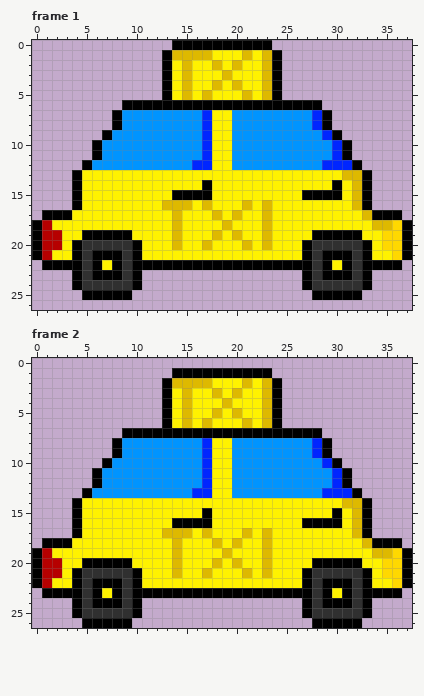
Pixel-art file: assets/Textures/sprites/car_taxi.ase. The picture above is the old version.
38x27 pixels, 2 frames. Shown: frame 1, frame 2.
And afterwards:
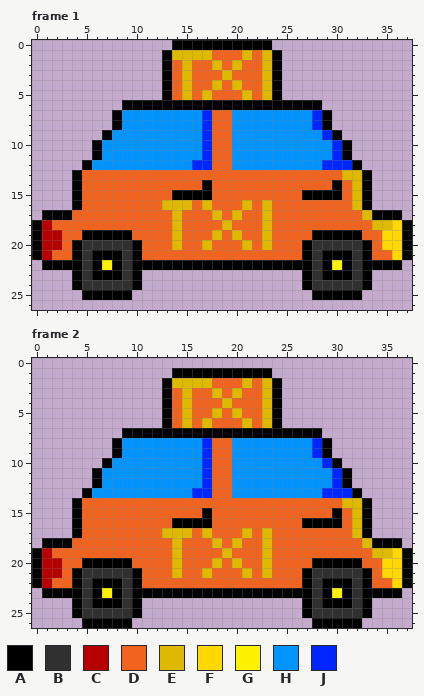
Palette (. is transparent): A #000000  B #303030  C #b60000  D #f1641f  E #deb900  F #ffd800  G #fff200  H #0094ff  J #0026ff
Changes in this commit:
--- frame 1
@@ x 0..37 @@
  0 ..............AAAAAAAAAA..............
- 1 .............AEEEEGGGEGEA.............
- 2 .............AGEGGEGEGGEA.............
- 3 .............AGEGGGEGGGEA.............
- 4 .............AGEGGEGEGGEA.............
- 5 .............AGEGEGGGEGEA.............
+ 1 .............AEEEEDDDEDEA.............
+ 2 .............ADEDDEDEDDEA.............
+ 3 .............ADEDDDEDDDEA.............
+ 4 .............ADEDDEDEDDEA.............
+ 5 .............ADEDEDDDEDEA.............
  6 .........AAAAAAAAAAAAAAAAAAAA.........
- 7 ........AHHHHHHHHJGGHHHHHHHHJA........
- 8 ........AHHHHHHHHJGGHHHHHHHHJA........
- 9 .......AHHHHHHHHHJGGHHHHHHHHHJA.......
-10 ......AHHHHHHHHHHJGGHHHHHHHHHHJA......
-11 ......AHHHHHHHHHHJGGHHHHHHHHHHJA......
-12 .....AHHHHHHHHHHJJGGHHHHHHHHHJJJA.....
-13 ....AGGGGGGGGGGGGGGGGGGGGGGGGGGEEA....
-14 ....AGGGGGGGGGGGGAGGGGGGGGGGGGAGEA....
-15 ....AGGGGGGGGGAAAAGGGGGGGGGAAAAGEA....
-16 ....AGGGGGGGGEEEGEGGGEGEGGGGGGGGEA....
-17 .AAAGGGGGGGGGGEGGGEGEGGEGGGGGGGGGEAAA.
-18 ACGGGGGGGGGGGGEGGGGEGGGEGGGGGGGGGGEEFA
-19 ACCGGAAAAAGGGGEGGGEGEGGEGGGGAAAAAGGFFA
-20 ACCGABBBBBAGGGEGGEGGGEGEGGGABBBBBAGFFA
-21 ACGGABAAABAGGGGGGGGGGGGGGGGABAAABAGGFA
+ 7 ........AHHHHHHHHJDDHHHHHHHHJA........
+ 8 ........AHHHHHHHHJDDHHHHHHHHJA........
+ 9 .......AHHHHHHHHHJDDHHHHHHHHHJA.......
+10 ......AHHHHHHHHHHJDDHHHHHHHHHHJA......
+11 ......AHHHHHHHHHHJDDHHHHHHHHHHJA......
+12 .....AHHHHHHHHHHJJDDHHHHHHHHHJJJA.....
+13 ....ADDDDDDDDDDDDDDDDDDDDDDDDDDEEA....
+14 ....ADDDDDDDDDDDDADDDDDDDDDDDDADEA....
+15 ....ADDDDDDDDDAAAADDDDDDDDDAAAADEA....
+16 ....ADDDDDDDDEEEDEDDDEDEDDDDDDDDEA....
+17 .AAADDDDDDDDDDEDDDEDEDDEDDDDDDDDDEAAA.
+18 ACDDDDDDDDDDDDEDDDDEDDDEDDDDDDDDDDEEFA
+19 ACCDDAAAAADDDDEDDDEDEDDEDDDDAAAAADDFFA
+20 ACCDABBBBBADDDEDDEDDDEDEDDDABBBBBADFFA
+21 ACDDABAAABADDDDDDDDDDDDDDDDABAAABADDFA
 22 .AAAABAGABAAAAAAAAAAAAAAAAAABAGABAAAA.
--- frame 2
@@ x 0..37 @@
  1 ..............AAAAAAAAAA..............
- 2 .............AEEEEGGGEGEA.............
- 3 .............AGEGGEGEGGEA.............
- 4 .............AGEGGGEGGGEA.............
- 5 .............AGEGGEGEGGEA.............
- 6 .............AGEGEGGGEGEA.............
+ 2 .............AEEEEDDDEDEA.............
+ 3 .............ADEDDEDEDDEA.............
+ 4 .............ADEDDDEDDDEA.............
+ 5 .............ADEDDEDEDDEA.............
+ 6 .............ADEDEDDDEDEA.............
  7 .........AAAAAAAAAAAAAAAAAAAA.........
- 8 ........AHHHHHHHHJGGHHHHHHHHJA........
- 9 ........AHHHHHHHHJGGHHHHHHHHJA........
-10 .......AHHHHHHHHHJGGHHHHHHHHHJA.......
-11 ......AHHHHHHHHHHJGGHHHHHHHHHHJA......
-12 ......AHHHHHHHHHHJGGHHHHHHHHHHJA......
-13 .....AHHHHHHHHHHJJGGHHHHHHHHHJJJA.....
-14 ....AGGGGGGGGGGGGGGGGGGGGGGGGGGEEA....
-15 ....AGGGGGGGGGGGGAGGGGGGGGGGGGAGEA....
-16 ....AGGGGGGGGGAAAAGGGGGGGGGAAAAGEA....
-17 ....AGGGGGGGGEEEGEGGGEGEGGGGGGGGEA....
-18 .AAAGGGGGGGGGGEGGGEGEGGEGGGGGGGGGEAAA.
-19 ACGGGGGGGGGGGGEGGGGEGGGEGGGGGGGGGGEEFA
-20 ACCGGAAAAAGGGGEGGGEGEGGEGGGGAAAAAGGFFA
-21 ACCGABBBBBAGGGEGGEGGGEGEGGGABBBBBAGFFA
-22 ACGGABAAABAGGGGGGGGGGGGGGGGABAAABAGGFA
+ 8 ........AHHHHHHHHJDDHHHHHHHHJA........
+ 9 ........AHHHHHHHHJDDHHHHHHHHJA........
+10 .......AHHHHHHHHHJDDHHHHHHHHHJA.......
+11 ......AHHHHHHHHHHJDDHHHHHHHHHHJA......
+12 ......AHHHHHHHHHHJDDHHHHHHHHHHJA......
+13 .....AHHHHHHHHHHJJDDHHHHHHHHHJJJA.....
+14 ....ADDDDDDDDDDDDDDDDDDDDDDDDDDEEA....
+15 ....ADDDDDDDDDDDDADDDDDDDDDDDDADEA....
+16 ....ADDDDDDDDDAAAADDDDDDDDDAAAADEA....
+17 ....ADDDDDDDDEEEDEDDDEDEDDDDDDDDEA....
+18 .AAADDDDDDDDDDEDDDEDEDDEDDDDDDDDDEAAA.
+19 ACDDDDDDDDDDDDEDDDDEDDDEDDDDDDDDDDEEFA
+20 ACCDDAAAAADDDDEDDDEDEDDEDDDDAAAAADDFFA
+21 ACCDABBBBBADDDEDDEDDDEDEDDDABBBBBADFFA
+22 ACDDABAAABADDDDDDDDDDDDDDDDABAAABADDFA
 23 .AAAABAGABAAAAAAAAAAAAAAAAAABAGABAAAA.
